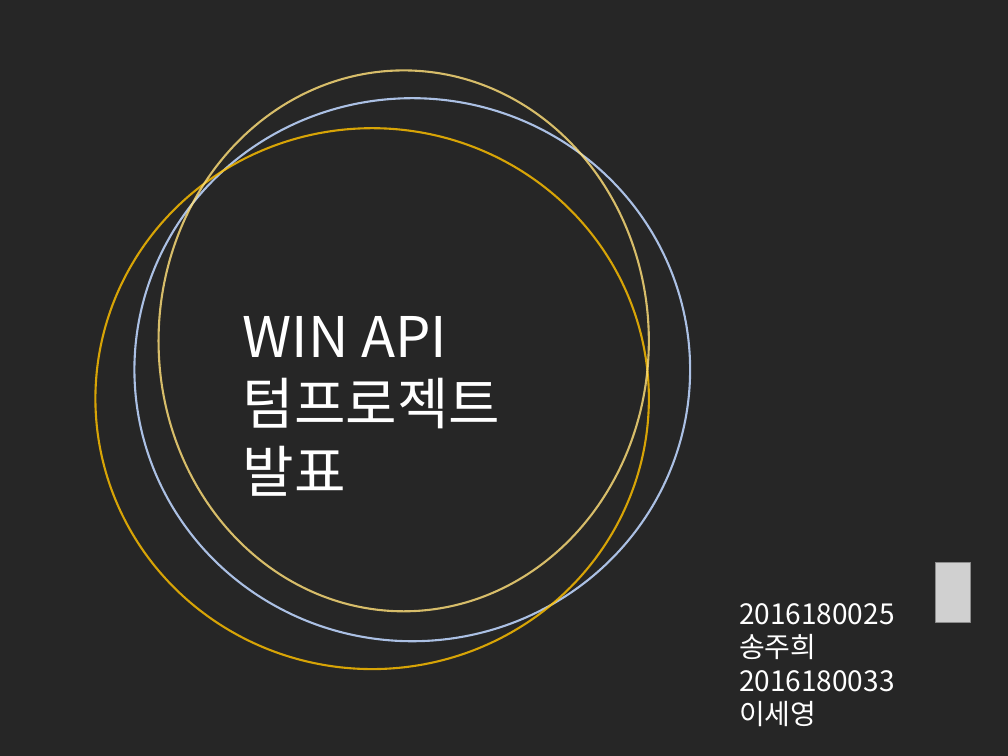
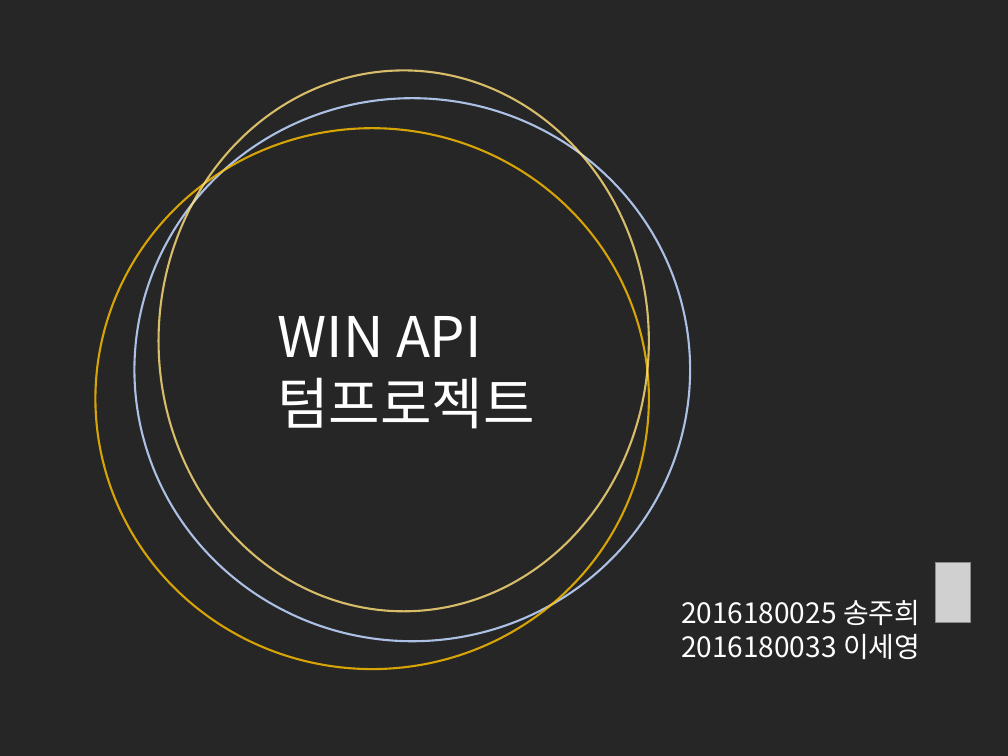
Before and after one commit to cmTEJAVA/Satellite, a slide deck: slide 1 of 발표자료/API 텀프로젝트 발표자료.pptx. Drawn at 1008x756 pixels with LibreOffice and Linux fonts; fonts in the diff are those of the drawing; grey boxes stand for pictures. Boxes give left, top, right and bottom in pixels: in the first picture for what was removed or moved away, otherwise in the second. Text is boxed around its words. In the diff, an @@ line names an element or a change of style, - is before the commit and + after.

```diff
--- a/발표자료/API 텀프로젝트 발표자료.pptx
+++ b/발표자료/API 텀프로젝트 발표자료.pptx
@@ text "WIN API": place and size @@
-text "WIN API" at (243, 316, 500, 496)
+text "WIN API" at (278, 316, 535, 429)
@@ text at (278, 377, 535, 429): text changed @@
-텀프로젝트 발표
+텀프로젝트
@@ text "2016180025 송주희" rewrapped from (739, 603, 895, 727) to (681, 600, 920, 660) @@
```
Also in this commit, not shown: 3 other slides changed, 1 slide added, 1 slide removed, 6 other files.
